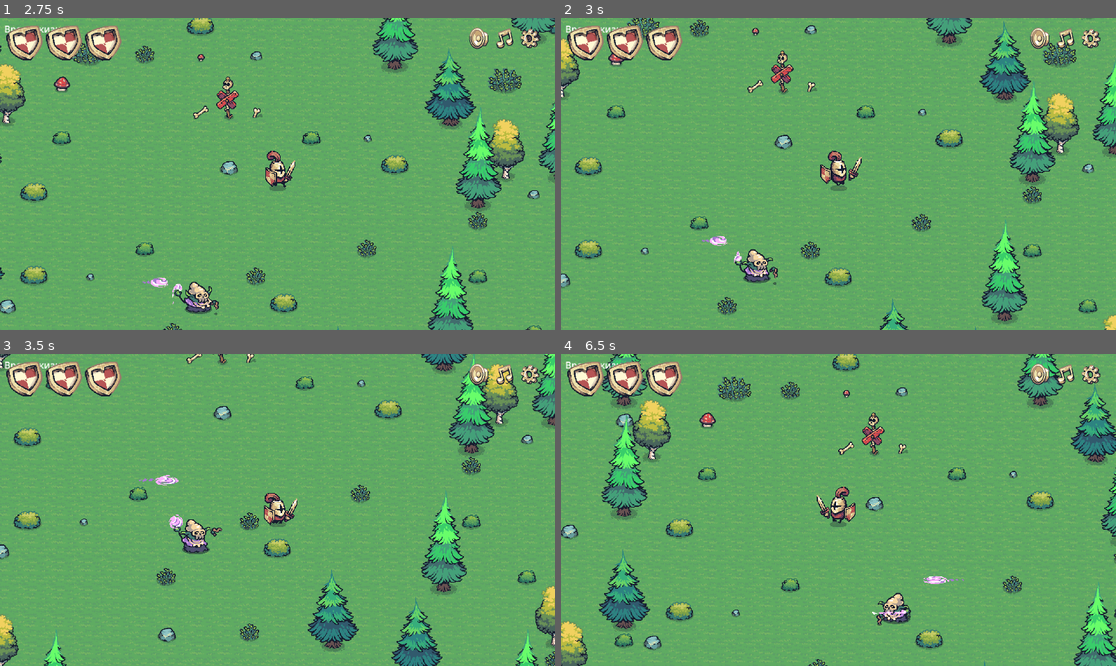
Above: before the commit, frames 1-4 (two rows, left to right).
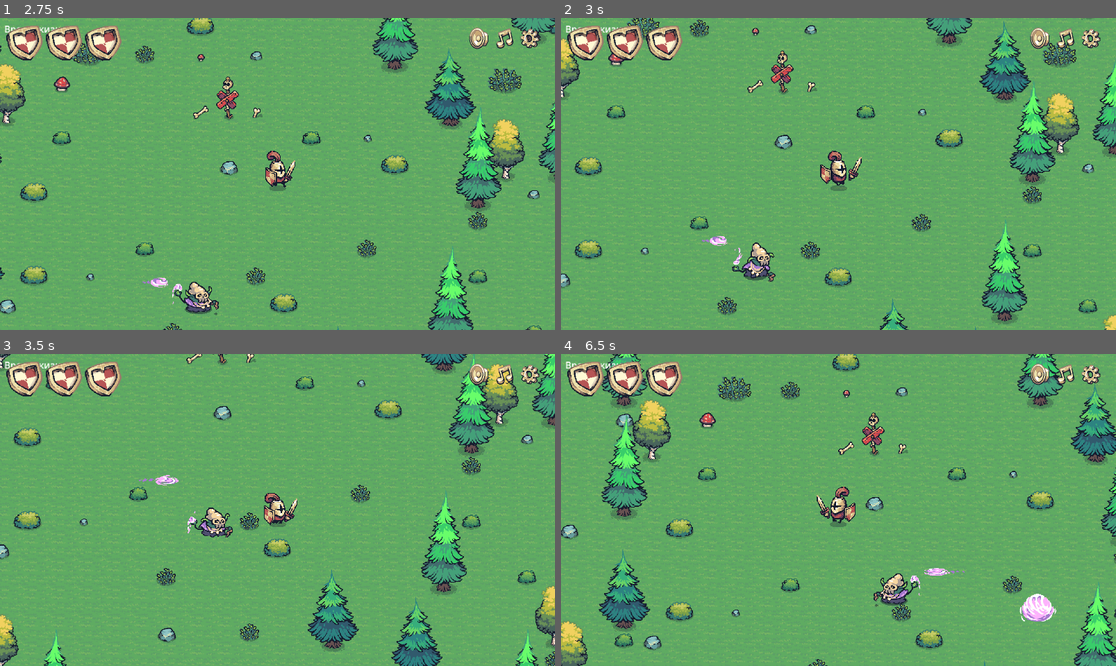
Above: after the commit, the same moments.

Repository: darkicestormteam/Fgame
Game: Godot game, scene res://scenes/mainmenu.tscn
Two runs of this game, one before a commit and one after it. Both use one fixed random seed, a clock stepped at 60 frames per second and the inputs below.
Inputs (mouse positions are in pixels of both pictures, inside the frame that each line leads up to):
- Up to frame 1 (2.75 s): click "старт" at 0.5 s; click "старт" at 1.25 s; tap Enter (ui_accept) at 2, 2.27 s; move the mouse to (399, 158) at 2.02 s; hold D (move_right) from 2.03 s (still down); tap Space at 2.1 s
- Up to frame 2 (3 s): move the mouse to (727, 189) at 2.77 s; release D (move_right) at 2.78 s; hold S (move_down) from 2.78 s (still down); tap Space at 2.85 s
- Up to frame 3 (3.5 s): keep holding S (move_down); tap Enter (ui_accept) at 3.02 s
- Up to frame 4 (6.5 s): move the mouse to (894, 441) at 3.52 s; release S (move_down) at 3.53 s; hold D (move_right) 3.53-4.28 s; tap Space every 0.75 s from 3.6 to 5.85 s; move the mouse to (810, 572) at 4.27 s; hold W (move_up) 4.28-5.03 s; tap Enter (ui_accept) at 4.52, 5.27, 6.02 s; move the mouse to (1005, 556) at 5.02 s; hold A (move_left) from 5.03 s (still down); move the mouse to (672, 463) at 5.77 s

Frame 1 is identical in both runs. In frame 2, 0.6% of the frame differs, in the area x 30-40%, y 71-86%; in frame 3, 0.9%; in frame 4, 1.4%, in the area x 56-90%, y 68-88%.

Commit message:
update branch

Diff:
--- a/script/enemy.gd
+++ b/script/enemy.gd
@@ -5,6 +5,7 @@
 @export var attack_distance: float = 50.0
 @export var attack_collision_start_frame: int = 3
 @export var attack_collision_end_frame: int = 6
+@export var attack_cooldown: float = 1.0
 
 # Настройки телепортации
 @export var teleport_distance: float = 2500.0
@@ -27,6 +28,7 @@
 var is_knockedback: bool = false
 var knockback_timer: float = 0.0
 var is_attacking: bool = false
+var attack_cooldown_timer: float = 0.0
 var last_pitch: float = 1.0
 var is_flashing: bool = false
 var flash_timer: float = 0.0
@@ -72,6 +74,10 @@
 		queue_free()
 
 func _physics_process(delta: float) -> void:
+	# Обработка таймера перезарядки атаки
+	if attack_cooldown_timer > 0.0:
+		attack_cooldown_timer -= delta
+
 	# Обработка мигания при получении урона
 	if is_flashing:
 		flash_timer -= delta
@@ -107,7 +113,7 @@
 	var distance_to_player_after: float = global_position.distance_to(_player.global_position)
 
 	# Проверяем дистанцию до игрока
-	if distance_to_player_after <= attack_distance:
+	if attack_cooldown_timer <= 0.0 and distance_to_player_after <= attack_distance:
 		if not is_attacking:
 			is_attacking = true
 			# Поворачиваем врага к игроку перед атакой
@@ -197,6 +203,7 @@
 		elif current_frame >= attack_collision_end_frame:
 			attack_area.monitoring = false
 			is_attacking = false
+			attack_cooldown_timer = attack_cooldown
 
 		# Выстрел снарядом на нужном кадре для babka
 		if boom_scene != null and current_frame == boom_shoot_frame:
Not shown, changed: .gitignore
